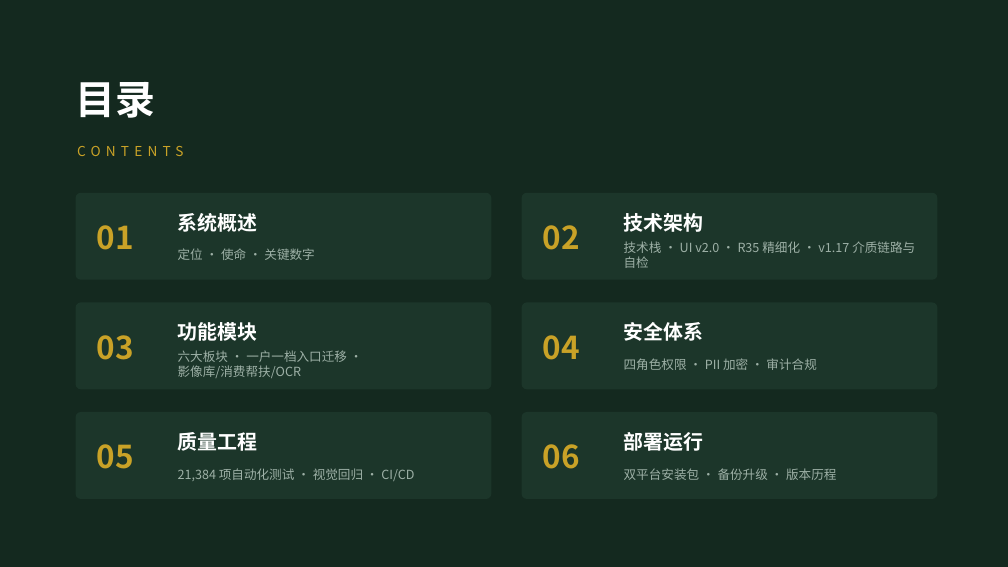
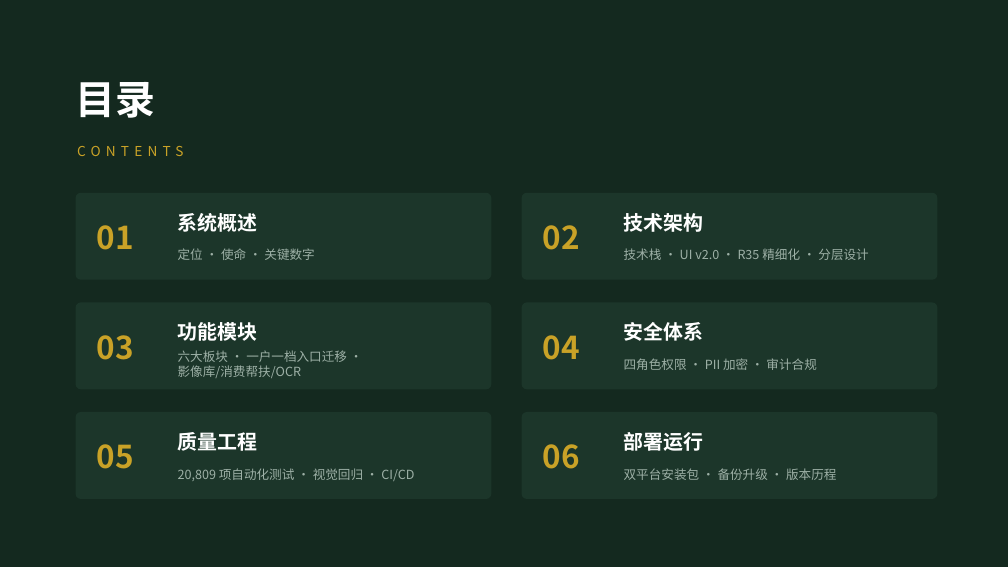
Before and after one commit to lzh745200/MRRS, a slide deck: slide 2 of docs/帮扶管理信息系统介绍.pptx. Drawn at 1008x567 pixels with LibreOffice and Linux fonts; fonts in the diff are those of the drawing. Boxes give left, top, right and bottom in pixels: in the first picture for what was removed or moved away, otherwise in the second. Text is boxed around its words. In the diff, an @@ line names an element or a change of style, - is before the commit and + after.

Commit message:
fix(test)+docs(release): 补齐初始化测试漏传 code + v1.17.2 文档/PPT 全量刷新
## 修复（真实缺陷）

`test_v1129_r2_system_api.py::_init_request()` 漏传 `organization_code`：
v1.16.4 起组织编码是首次初始化的强制契约（`_resolve_root_org_code` 缺 code 直接 400），
而 `6c2bc2e` 引入该契约时只更新了 `test_system_init_api.py`，本文件的构造器仍不传 code。
后果：`test_root_org_created_when_absent` 在干净库上必然 400 失败（本机 seg12 单独复跑即命中：
`1 failed, 3101 passed`）。已补 `organization_code="520000"`，该文件 47 例全绿，
seg12 全段复跑 **3102 passed**。

## 文档与 PPT

- `backend/version.json`：版本说明此前仍是 1.16.0 的内容（build=20261021 / R28 之后的旧文案），
  而 `version` 已是 1.17.2 → 运行期 `/system/version` 与更新日志会显示上一版说明。已按 1.17.2 重写。
- `CHANGELOG.md`：补 `### Removed（死代码清理）` 段 —— `6c2bc2e` 已删掉 6 个未接入组件、
  barrel、7 个测试与 3 个一次性 PPT 脚本，但变更记录里没有对应说明。
- `README.md`：验证口径校准到 v1.17.2（后端 14,404 用例 / 前端 329 文件 / 硬编码色 154 棘轮 /
  Alembic 61 版本）；新增 v1.17.2 更新记录段。
- `docs/build_ppt.js` + pptx：三处版本号与两处数据来源更新到 1.17.2，新增
  「v1.17.2：端到端排查 —— 单测绿、真机废」一页。重建后 **53 页 / 0 溢出**。
- `CLAUDE.md`：由 `check_doc_numbers.py --update --full` 自动对齐（前端 336→329 文件、
  后端 14,364→14,404 用例）。

## 本轮全仓审计结论（供后续参考）

- 后端 379 个模块 import 图可达性：**零死模块**
- 前端 326 个源文件：仅 7 个真死（已删），其余为测试/类型声明/vitest setup/门禁工具
- 一次性脚本：3 个 `update_pptx_versions_*.py` 零引用（已删）；`ci_flake_report.py` 仍被 CI 使用（保留）
- 前端 412 条 API 路径 vs 后端 720 条路由：**零错位**
- 127 份 md / 132 条相对链接：**死链 0**
- `npm audit --omit=dev`：**0 漏洞**；`vue-tsc` 0；ESLint（CI 口径）0；flake8 + bandit 0

```diff
--- a/docs/帮扶管理信息系统介绍.pptx
+++ b/docs/帮扶管理信息系统介绍.pptx
@@ text at box(624, 248, 868, 260): text changed @@
-技术栈 · UI v2.0 · R35 精细化 · v1.17 介质链路与自检
+技术栈 · UI v2.0 · R35 精细化 · 分层设计
@@ text at box(178, 468, 414, 481): text changed @@
-21,384 项自动化测试 · 视觉回归 · CI/CD
+20,809 项自动化测试 · 视觉回归 · CI/CD
```
Also in this commit, not shown: 49 other slides changed, 1 slide added, 5 other files.
